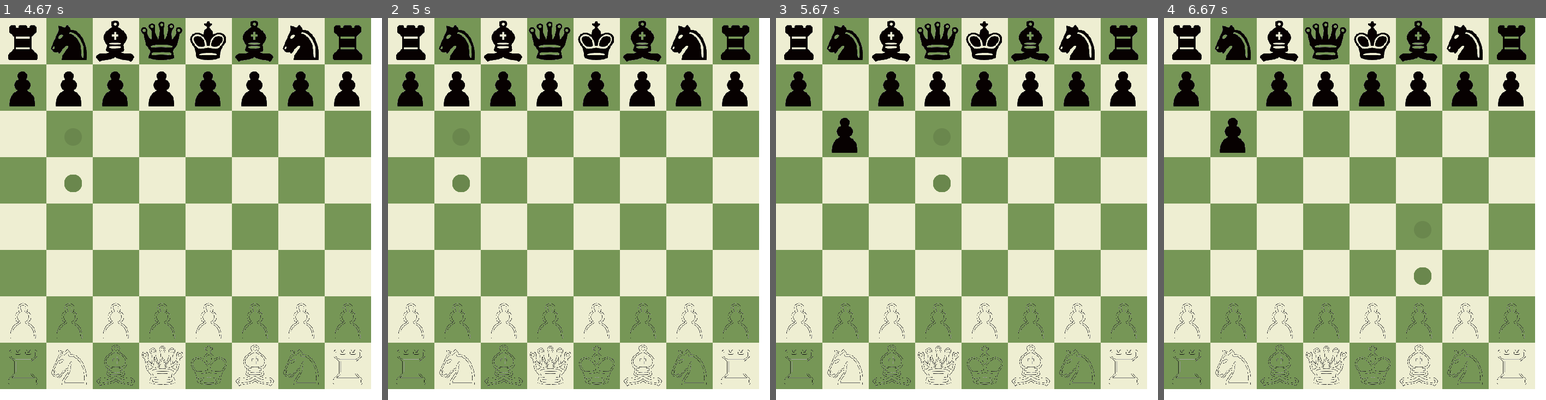
Above: before the commit, frames 1-4 (left to right).
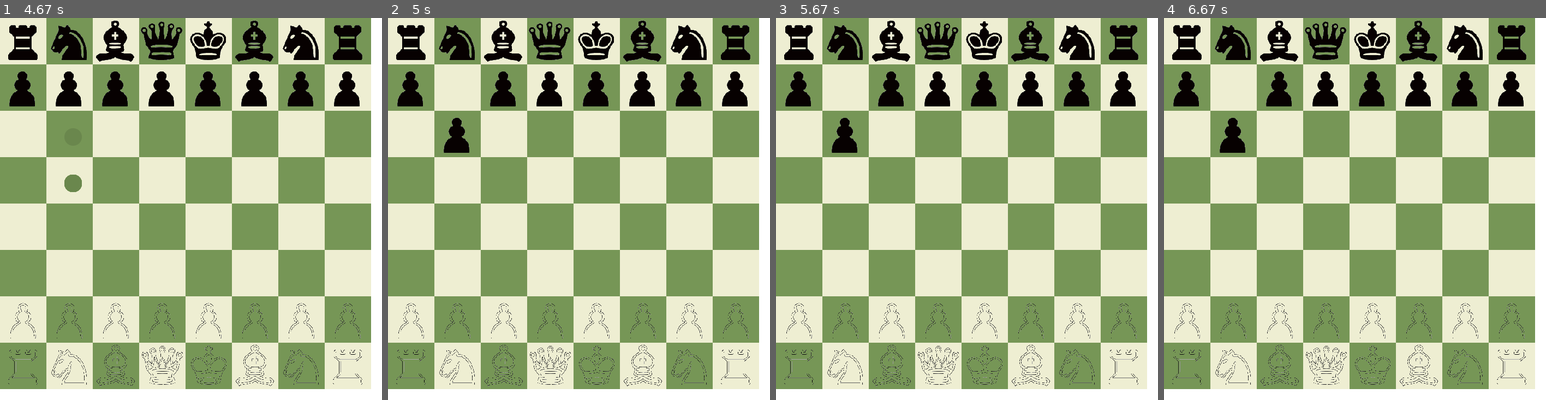
Above: after the commit, the same moments.

Repository: Amiros1322/Chess
Game: pygame game, started from Main.py
Same seed, same stepped clock (60 frames per second), same inputs: the game is played once before the commit and once after it.
Inputs (mouse positions are in pixels of both pictures, inside the frame that each line leads up to):
- Up to frame 1 (4.67 s): press the mouse at (194, 235) at 0.37 s; move the mouse to (145, 224) at 0.47 s; release the mouse at (99, 212) at 0.6 s; click (72, 296) at 0.73 s; click (91, 67) at 1.07 s; press the mouse at (91, 67) at 1.37 s; move the mouse to (213, 209) at 1.47 s; release the mouse at (336, 354) at 1.6 s; press the mouse at (91, 67) at 1.7 s; move the mouse to (191, 121) at 1.8 s; release the mouse at (290, 174) at 1.93 s; press the mouse at (91, 67) at 2.03 s; move the mouse to (80, 155) at 2.13 s; release the mouse at (64, 247) at 2.27 s; press the mouse at (91, 67) at 2.37 s; move the mouse to (84, 75) at 2.47 s; release the mouse at (76, 79) at 2.6 s; press the mouse at (91, 67) at 2.7 s; move the mouse to (84, 124) at 2.8 s; release the mouse at (80, 186) at 2.93 s; press the mouse at (91, 67) at 3.03 s; move the mouse to (191, 159) at 3.13 s; release the mouse at (294, 251) at 3.27 s; click (76, 350) at 3.43 s; press the mouse at (91, 67) at 3.87 s; move the mouse to (95, 86) at 3.97 s; release the mouse at (99, 109) at 4.1 s; press the mouse at (91, 67) at 4.2 s; move the mouse to (194, 151) at 4.3 s; release the mouse at (301, 239) at 4.43 s; press the mouse at (91, 67) at 4.53 s; move the mouse to (156, 109) at 4.63 s
- Up to frame 2 (5 s): release the mouse at (605, 147) at 4.77 s; click (452, 128) at 4.9 s
- Up to frame 3 (5.67 s): click (951, 82) at 5.23 s; click (1020, 231) at 5.57 s
- Up to frame 4 (6.67 s): click (1301, 354) at 5.9 s; click (1439, 327) at 6.23 s; click (1389, 174) at 6.57 s

Frame 1 is identical in both runs. In frame 2, 1.0% of the frame differs, in the area x 14-22%, y 14-46%; in frame 3, 0.2%; in frame 4, 0.2%.

Commit message:
Seemingly bugless movement and eating. GUI at the same place as cmd interface

Diff:
--- a/Helper.py
+++ b/Helper.py
@@ -87,6 +87,7 @@
         for i in moves:
             if i == (x, y):
                 return True
+        return False
     except:
         print("Invalid move - you must enter a square that is selected")
         return False
--- a/PyGameGUI.py
+++ b/PyGameGUI.py
@@ -47,6 +47,7 @@
                                 piece_order=("king", "queen", "rook", "bishop",
                                              "knight", "pawn"),
                                 delta_x=168, delta_y=143, start_x=22, start_y=22)
+
 king_img_spsh = sprite_sheet.get_image("queen", False, (0, 0, 0), SQUARE_LENGTH, SQUARE_LENGTH)
 
 images_2d = [[None for i in range(BOARD_LENGTH)] for j in range(BOARD_LENGTH)]  # Makes 2d list with Nones
@@ -141,6 +142,7 @@
 # loop variables
 mouse_held_down = False  # Is left mouse button held down?
 selected = None
+moves = None
 
 # run loop
 running = True
@@ -159,17 +161,29 @@
 
             # Clicking a square
             if event.button == 1:  # 1 specifies the left mouse button
-                if not mouse_held_down:
-                    row, col = get_mouse_board_coordinates(
-                        SQUARE_LENGTH)  # gets row, col of the board where mouse held down
-                    mouse_held_down = True
-
-                    # If a piece is clicked its possible moves are shown.
-                    if isinstance(log_board.back_board[col][row], Piece):
-                        selected = log_board.back_board[col][row]
-                        print(f"{selected} was selected")
-                        moves = selected.poss_moves(log_board.back_board)
-                        log_board.show_selection(moves)
+                moved = False
+                row, col = get_mouse_board_coordinates(
+                    SQUARE_LENGTH)  # gets row, col of the board where mouse held down
+
+                # Checking if it was just clicked or is being dragged
+                if selected is not log_board.back_board[col][row] and val_move((row, col), moves):
+                    print(f"Moving {selected}")
+                    selected.move(row, col, log_board)
+                    log_board.clear_selection()
+                    selected = None
+                    moved = True
+
+
+                # If a piece is clicked its possible moves are shown.
+                if isinstance(log_board.back_board[col][row], Piece):
+                    selected = log_board.back_board[col][row]
+                    print(f"{selected} was selected")
+                    moves = selected.poss_moves(log_board.back_board)
+                    log_board.show_selection(moves)
+
+                if moved or log_board.back_board[col][row] is None:
+                    log_board.clear_selection()
+                    moves = None
 
         elif event.type == MOUSEBUTTONUP:
             # Mouse Drag: letting go
@@ -180,15 +194,8 @@
                 if selected is not None:
                     print(f"{selected} let go at ({row}, {col})")
 
-                    # Checking if it was just clicked or is being dragged
-                    if selected is not log_board.back_board[col][row] and isinstance(log_board.back_board[col][row], pygame.Surface):
-                        selected.move(row, col, log_board)
-                        log_board.clear_selection()
-                        selected = None
-
-
-
-                mouse_held_down = False
+
+
 
     # renders board in checkerboard pattern with
     render_board_2_surf(log_board.back_board, surf_1, surf_2)
